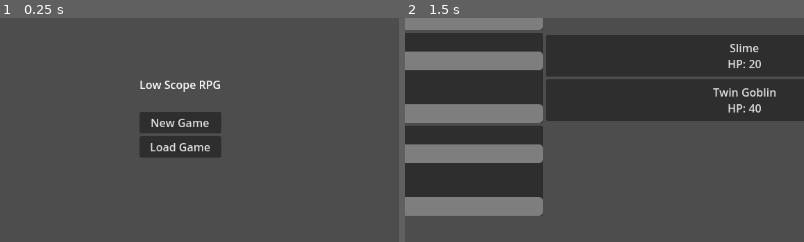
Above: before the commit, frames 1-2 (left to right).
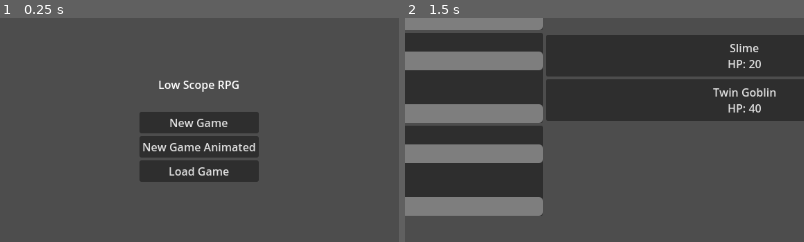
Above: after the commit, the same moments.

Repository: BautistaBravo/ReinosLowScope
Game: Godot game, scene res://scenes/MainMenu.tscn
Two runs of this game, one before a commit and one after it. Both use one fixed random seed, a clock stepped at 60 frames per second and the inputs below.
Inputs:
- Up to frame 1 (0.25 s): no input
- Up to frame 2 (1.5 s): click "New Game" at 0.5 s; click "Level 2" at 1.25 s
The pictures show only the part of the screen within x 33-82%, y 37-87%; the shares and areas given below are measured in that part.

The runs differ from the first frame. In frame 1, 5.7% of the frame differs, in the area x 35-65%, y 27-74%; in frame 2, nothing differs.

Commit message:
Implement Animated Level Selector with MVC pattern
- Added `LevelSelectorController.gd` to handle logic and emit signals.
- Added `LevelSelectorAnimated.gd` to handle view construction (TextureRects, Placeholders) and listen to signals.
- Added `LevelSelectorAnimated.tscn` as the new scene entry point.
- Updated `MainMenu.gd` to add "New Game Animated" button.
- Updated `DOCUMENTATION.md` to describe the new architecture.

Diff:
--- /dev/null
+++ b/scenes/LevelSelectorAnimated.tscn
@@ -0,0 +1,12 @@
+[gd_scene load_steps=2 format=3 uid="uid://levelselectoranimated"]
+
+[ext_resource type="Script" path="res://scripts/scenes/LevelSelectorAnimated.gd" id="1_script"]
+
+[node name="LevelSelectorAnimated" type="Control"]
+layout_mode = 3
+anchors_preset = 15
+anchor_right = 1.0
+anchor_bottom = 1.0
+grow_horizontal = 2
+grow_vertical = 2
+script = ExtResource("1_script")
--- /dev/null
+++ b/scripts/scenes/LevelSelectorAnimated.gd
@@ -0,0 +1,259 @@
+extends Control
+
+# This View constructs the UI programmatically but separates logic to the Controller
+var controller
+var content_area
+var tabs_container
+
+# UI References for updates
+var gold_label
+var levels_container
+var shop_container
+var inventory_container
+var stats_container
+var log_label
+
+func _ready():
+	# 1. Instantiate Controller
+	controller = load("res://scripts/scenes/LevelSelectorController.gd").new()
+	controller.name = "Controller"
+	add_child(controller)
+
+	# 2. Connect Signals
+	controller.gold_updated.connect(_on_gold_updated)
+	controller.shop_updated.connect(_on_shop_updated)
+	controller.inventory_updated.connect(_on_inventory_updated)
+	controller.stats_updated.connect(_on_stats_updated)
+	controller.levels_updated.connect(_on_levels_updated)
+	controller.game_won.connect(_on_game_won)
+	controller.message_log.connect(_on_message_log)
+
+	# 3. Build Graphic UI (Node structure)
+	_build_visuals()
+
+func _build_visuals():
+	# Background
+	var bg = TextureRect.new()
+	bg.expand_mode = TextureRect.EXPAND_IGNORE_SIZE
+	bg.set_anchors_and_offsets_preset(Control.PRESET_FULL_RECT)
+	# Placeholder Graphic
+	var placeholder = PlaceholderTexture2D.new()
+	placeholder.size = Vector2(1152, 648)
+	bg.texture = placeholder
+	bg.modulate = Color(0.1, 0.1, 0.2) # Dark Blue BG
+	add_child(bg)
+
+	var main_vbox = VBoxContainer.new()
+	main_vbox.set_anchors_and_offsets_preset(Control.PRESET_FULL_RECT)
+	add_child(main_vbox)
+
+	# Header
+	var header = HBoxContainer.new()
+	main_vbox.add_child(header)
+
+	gold_label = Label.new()
+	gold_label.add_theme_font_size_override("font_size", 24)
+	gold_label.text = "Gold: ..."
+	header.add_child(gold_label)
+
+	# Log
+	log_label = Label.new()
+	log_label.modulate = Color.YELLOW
+	header.add_child(log_label)
+
+	# Tabs Buttons
+	tabs_container = HBoxContainer.new()
+	main_vbox.add_child(tabs_container)
+
+	var tab_names = ["Levels", "Shop", "Inventory", "Stats"]
+	for t in tab_names:
+		var btn = Button.new()
+		btn.text = t
+		# Graphic for Tab
+		btn.icon = _create_placeholder_icon(Color.WHITE)
+		btn.pressed.connect(_on_tab_pressed.bind(t))
+		tabs_container.add_child(btn)
+
+	# Content Area
+	content_area = MarginContainer.new()
+	content_area.size_flags_vertical = Control.SIZE_EXPAND_FILL
+	main_vbox.add_child(content_area)
+
+	# Init Containers
+	levels_container = GridContainer.new()
+	levels_container.columns = 3
+
+	shop_container = VBoxContainer.new()
+
+	inventory_container = VBoxContainer.new()
+
+	stats_container = HBoxContainer.new()
+
+	# Default view
+	_on_tab_pressed("Levels")
+
+func _create_placeholder_icon(color):
+	var p = PlaceholderTexture2D.new()
+	p.size = Vector2(16, 16)
+	return p # Can't tint placeholder easily here without ViewportTexture, relying on Button modulate if needed
+
+func _on_tab_pressed(tab_name):
+	# Clear Content
+	for c in content_area.get_children():
+		content_area.remove_child(c)
+
+	if tab_name == "Levels":
+		content_area.add_child(levels_container)
+	elif tab_name == "Shop":
+		content_area.add_child(shop_container)
+	elif tab_name == "Inventory":
+		content_area.add_child(inventory_container)
+	elif tab_name == "Stats":
+		content_area.add_child(stats_container)
+
+# --- Signal Callbacks ---
+
+func _on_gold_updated(amount):
+	gold_label.text = "Gold: " + str(amount)
+
+func _on_levels_updated(completed_list):
+	for c in levels_container.get_children():
+		c.queue_free()
+
+	for i in range(1, 6):
+		var btn = Button.new()
+		btn.text = "Level " + str(i)
+		btn.icon = _create_placeholder_icon(Color.RED) # Graphic node
+		btn.custom_minimum_size = Vector2(100, 100)
+
+		if i in completed_list:
+			btn.modulate = Color.GREEN
+
+		btn.pressed.connect(_on_level_selected.bind(i))
+		levels_container.add_child(btn)
+
+	var save_btn = Button.new()
+	save_btn.text = "Save"
+	save_btn.pressed.connect(func(): controller.save_game())
+	levels_container.add_child(save_btn)
+
+func _on_level_selected(idx):
+	controller.select_level(idx)
+	get_tree().change_scene_to_file("res://scenes/Combat.tscn")
+
+func _on_game_won():
+	var win = Label.new()
+	win.text = "VICTORY!"
+	win.modulate = Color.GREEN
+	win.add_theme_font_size_override("font_size", 40)
+	add_child(win)
+	win.set_anchors_and_offsets_preset(Control.PRESET_CENTER)
+
+func _on_message_log(text):
+	log_label.text = text
+	await get_tree().create_timer(2.0).timeout
+	if log_label.text == text:
+		log_label.text = ""
+
+func _on_shop_updated(items_db):
+	for c in shop_container.get_children():
+		c.queue_free()
+
+	var scroll = ScrollContainer.new()
+	scroll.size_flags_vertical = Control.SIZE_EXPAND_FILL
+	shop_container.add_child(scroll)
+
+	var list = VBoxContainer.new()
+	scroll.add_child(list)
+
+	for id in items_db:
+		var item = items_db[id]
+		var row = HBoxContainer.new()
+		list.add_child(row)
+
+		# Graphic Icon
+		var icon = TextureRect.new()
+		icon.texture = _create_placeholder_icon(Color.YELLOW)
+		row.add_child(icon)
+
+		var lbl = Label.new()
+		lbl.text = item["name"] + " (" + str(item["price"]) + "g)"
+		row.add_child(lbl)
+
+		var btn = Button.new()
+		btn.text = "Buy"
+		btn.pressed.connect(func(): controller.buy_item(id))
+		row.add_child(btn)
+
+func _on_inventory_updated(inv_list, hero_idx):
+	for c in inventory_container.get_children():
+		c.queue_free()
+
+	# Hero Selector (Sprites)
+	var hero_row = HBoxContainer.new()
+	inventory_container.add_child(hero_row)
+	for i in range(GameManager.party.size()):
+		var btn = Button.new()
+		# Placeholder Sprite for Hero
+		btn.icon = _create_placeholder_icon(Color.BLUE)
+		btn.text = GameManager.party[i]["name"]
+		if i == hero_idx:
+			btn.modulate = Color.YELLOW
+		else:
+			btn.modulate = Color.WHITE
+		btn.pressed.connect(func(): controller.select_hero(i))
+		hero_row.add_child(btn)
+
+	# Equipment Slots
+	var equip_grid = GridContainer.new()
+	equip_grid.columns = 5
+	inventory_container.add_child(equip_grid)
+
+	var hero = GameManager.party[hero_idx]
+	for slot in hero["equipment"]:
+		var item_id = hero["equipment"][slot]
+		var btn = Button.new()
+		var txt = slot
+		if item_id:
+			txt += ": " + item_id
+			btn.modulate = Color.CYAN
+		else:
+			txt += ": Empty"
+		btn.text = txt
+		btn.pressed.connect(func(): controller.unequip_item(slot))
+		equip_grid.add_child(btn)
+
+	# Inventory List
+	var scroll = ScrollContainer.new()
+	scroll.size_flags_vertical = Control.SIZE_EXPAND_FILL
+	inventory_container.add_child(scroll)
+	var list = VBoxContainer.new()
+	scroll.add_child(list)
+
+	for i in range(inv_list.size()):
+		var item_id = inv_list[i]
+		var btn = Button.new()
+		btn.text = "Equip " + item_id
+		btn.icon = _create_placeholder_icon(Color.MAGENTA)
+		btn.pressed.connect(func(): controller.equip_item(item_id))
+		list.add_child(btn)
+
+func _on_stats_updated(party_data):
+	for c in stats_container.get_children():
+		c.queue_free()
+
+	for member in party_data:
+		var panel = PanelContainer.new()
+		stats_container.add_child(panel)
+		var vbox = VBoxContainer.new()
+		panel.add_child(vbox)
+
+		# Sprite
+		var sprite = TextureRect.new()
+		sprite.texture = _create_placeholder_icon(Color.WHITE)
+		sprite.custom_minimum_size = Vector2(32, 32)
+		vbox.add_child(sprite)
+
+		var lbl = Label.new()
+		lbl.text = member["name"] + "\nLevel: " + str(member["level"]) + "\nHP: " + str(member["hp"]) + "/" + str(member["max_hp"])
+		vbox.add_child(lbl)
--- /dev/null
+++ b/scripts/scenes/LevelSelectorController.gd
@@ -0,0 +1,65 @@
+extends Node
+
+# Signals for the View to listen to
+signal gold_updated(amount)
+signal shop_updated(items_data)
+signal inventory_updated(inventory_data, hero_idx)
+signal stats_updated(party_data)
+signal levels_updated(completed_levels)
+signal game_won
+signal message_log(text)
+
+var selected_hero_idx = 0
+
+func _ready():
+	# Initial data push
+	call_deferred("refresh_all")
+
+func refresh_all():
+	emit_signal("gold_updated", GameManager.gold)
+	emit_signal("levels_updated", GameManager.completed_levels)
+	emit_signal("shop_updated", GameManager.item_database)
+	emit_signal("inventory_updated", GameManager.inventory, selected_hero_idx)
+	emit_signal("stats_updated", GameManager.party)
+	_check_win()
+
+func select_hero(idx):
+	selected_hero_idx = idx
+	emit_signal("inventory_updated", GameManager.inventory, selected_hero_idx)
+
+func buy_item(item_id):
+	if GameManager.buy_item(item_id):
+		emit_signal("gold_updated", GameManager.gold)
+		emit_signal("inventory_updated", GameManager.inventory, selected_hero_idx)
+		emit_signal("stats_updated", GameManager.party)
+		emit_signal("message_log", "Bought " + str(item_id))
+	else:
+		emit_signal("message_log", "Not enough gold!")
+
+func equip_item(item_id):
+	GameManager.equip_item(selected_hero_idx, item_id)
+	emit_signal("inventory_updated", GameManager.inventory, selected_hero_idx)
+	emit_signal("stats_updated", GameManager.party)
+
+func unequip_item(slot):
+	GameManager.unequip_item(selected_hero_idx, slot)
+	emit_signal("inventory_updated", GameManager.inventory, selected_hero_idx)
+	emit_signal("stats_updated", GameManager.party)
+
+func select_level(lvl):
+	GameManager.selected_level = lvl
+	# View handles scene change, we just validate?
+	# For prototype, assume valid.
+
+func save_game():
+	GameManager.save_game()
+	emit_signal("message_log", "Game Saved")
+
+func _check_win():
+	var all_done = true
+	for i in range(1, 6):
+		if not i in GameManager.completed_levels:
+			all_done = false
+			break
+	if all_done:
+		emit_signal("game_won")
--- a/scripts/scenes/MainMenu.gd
+++ b/scripts/scenes/MainMenu.gd
@@ -21,6 +21,11 @@
 	btn_new.pressed.connect(_on_new_game_pressed)
 	vbox.add_child(btn_new)
 
+	var btn_anim = Button.new()
+	btn_anim.text = "New Game Animated"
+	btn_anim.pressed.connect(_on_new_game_animated_pressed)
+	vbox.add_child(btn_anim)
+
 	var btn_load = Button.new()
 	btn_load.text = "Load Game"
 	btn_load.pressed.connect(_on_load_game_pressed)
@@ -30,6 +35,10 @@
 	GameManager.new_game()
 	get_tree().change_scene_to_file("res://scenes/LevelSelector.tscn")
 
+func _on_new_game_animated_pressed():
+	GameManager.new_game()
+	get_tree().change_scene_to_file("res://scenes/LevelSelectorAnimated.tscn")
+
 func _on_load_game_pressed():
 	if GameManager.load_game():
 		get_tree().change_scene_to_file("res://scenes/LevelSelector.tscn")
Not shown, changed: DOCUMENTATION.md
